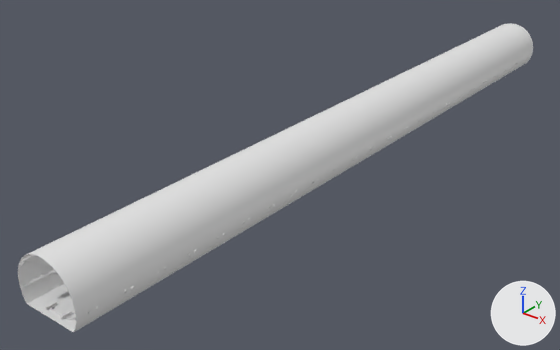
The Blender file 01-Models/Tunnel.blend: old version first, new version second.
Camera for both pictures: a 50 mm lens placed at (12.6, -8.7, 10.2), pointed at (-1.5, 8.9, -0.7). The lights are fixed; the arrows at lower right show +X, +Y and +Z.

Objects in the first picture: 'Boden', 'Rohr', 'SchieneR', 'Tunnel'.
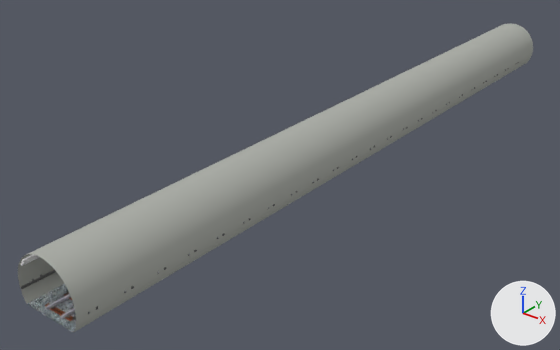
Pixel boxes [x1, y1, x2, y2] of what changed, in the pictures (560 x 350 px):
'Tunnel', recoloured (white to grey)
    both: [18, 23, 533, 332]
'Boden', recoloured
    both: [27, 81, 496, 332]
'Rohr', recoloured
    both: [21, 62, 519, 320]
'SchieneL', modifiers changed, turned
    before: [45, 302, 57, 310]
    after: [45, 294, 71, 310]
'SchieneR', modifiers changed
    before: [60, 310, 72, 319]
    after: [60, 308, 75, 319]

What changed in the scene script:
```text
Add img_beton_jpg_003:
    img_beton_jpg_003 = load_image('Beton.jpg.003', '../02-Textures/Tunnel/Beton.jpg', 1600, 1200, 'sRGB')
Add img_kies_schiene_jpg_001:
    img_kies_schiene_jpg_001 = load_image('Kies-Schiene.jpg.001', '../02-Textures/Tunnel/Kies-Schiene.jpg', 1200, 800, 'sRGB')
Add mat_material_008:
    mat_material_008 = diffuse_material('Material.008')
    mat_material_008.texture = img_beton_jpg_003
Add mat_material_009:
    mat_material_009 = diffuse_material('Material.009')
    mat_material_009.texture = img_kies_schiene_jpg_001
Change me_plane:
    where me_plane.from_pydata(...)  # 4 vertices, 1 face; spans x -1.0..1.0, y -1.0..1.0, z 0.0
    add me_plane.materials.append(mat_material_009)  # picture img_kies_schiene_jpg_001
Change me_cylinder_003:
    where me_cylinder_003.from_pydata(...)  # 90 vertices, 44 faces; spans x -1.0..1.0, y -1.0..1.0, z 0.0..1.56
    add me_cylinder_003.materials.append(mat_material_008)  # picture img_beton_jpg_003
Change ob_schienel:
    ob_schienel.rotation_euler: (1.571, 0.0, 0.0) -> (0.0, 0.0, 0.0)  # degrees (90, 0, 0) -> degrees (0, 0, 0)
    add _m = ob_schienel.modifiers.new('Array', 'ARRAY')
    add _m.count = 70
    add _m.constant_offset_displace = (0.0, 0.0, 0.0)
    add _m.relative_offset_displace = (0.0, 1.0, 0.0)
Change ob_schiener:
    add _m = ob_schiener.modifiers.new('Array', 'ARRAY')
    add _m.count = 70
    add _m.constant_offset_displace = (0.0, 0.0, 0.0)
    add _m.relative_offset_displace = (0.0, 1.0, 0.0)
```
